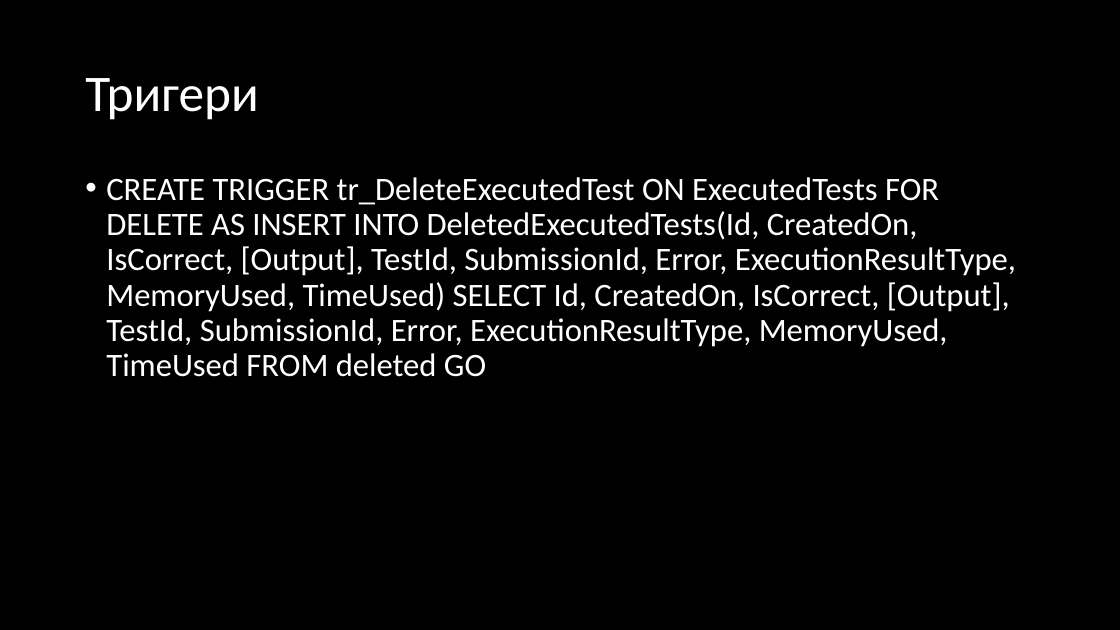
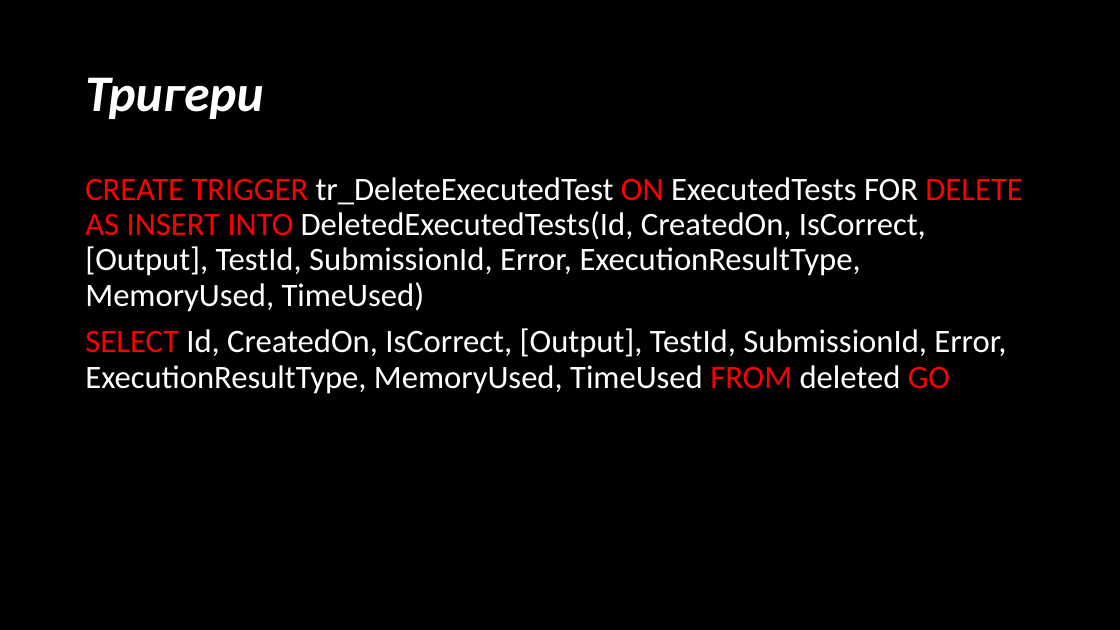
Before and after one commit to NaskoIT/FMI, a slide deck: slide 13 of DB/JudgeSystem/Основна-презентация.pptx (slide 16 before the commit). Drawn at 1120x630 pixels with LibreOffice and Linux fonts; fonts in the diff are those of the drawing. Boxes give left, top, right and bottom in pixels: in the first picture for what was removed or moved away, otherwise in the second. Text is boxed around its words. In the diff, an @@ line names an element or a change of style, - is before the commit and + after.

```diff
--- a/DB/JudgeSystem/Основна-презентация.pptx
+++ b/DB/JudgeSystem/Основна-презентация.pptx
@@ title "Тригери" at [85, 77, 263, 119]: bold on, italic on @@
@@ text at [85, 177, 1022, 394]: text changed @@
-• CREATE TRIGGER tr_DeleteExecutedTest ON ExecutedTests FOR DELETE AS INSERT INTO DeletedExecutedTests(Id, CreatedOn, IsCorrect, [Output], TestId, SubmissionId, Error, ExecutionResultType, MemoryUsed, TimeUsed) SELECT Id, CreatedOn, IsCorrect, [Output], TestId, SubmissionId, Error, ExecutionResultType, MemoryUsed, TimeUsed FROM deleted GO
+CREATE TRIGGER tr_DeleteExecutedTest ON ExecutedTests FOR DELETE AS INSERT INTO DeletedExecutedTests(Id, CreatedOn, IsCorrect, [Output], TestId, SubmissionId, Error, ExecutionResultType, MemoryUsed, TimeUsed)
+SELECT Id, CreatedOn, IsCorrect, [Output], TestId, SubmissionId, Error, ExecutionResultType, MemoryUsed, TimeUsed FROM deleted GO
```
Also in this commit, not shown: 3 other slides changed, 3 slides removed, 1 other file.
